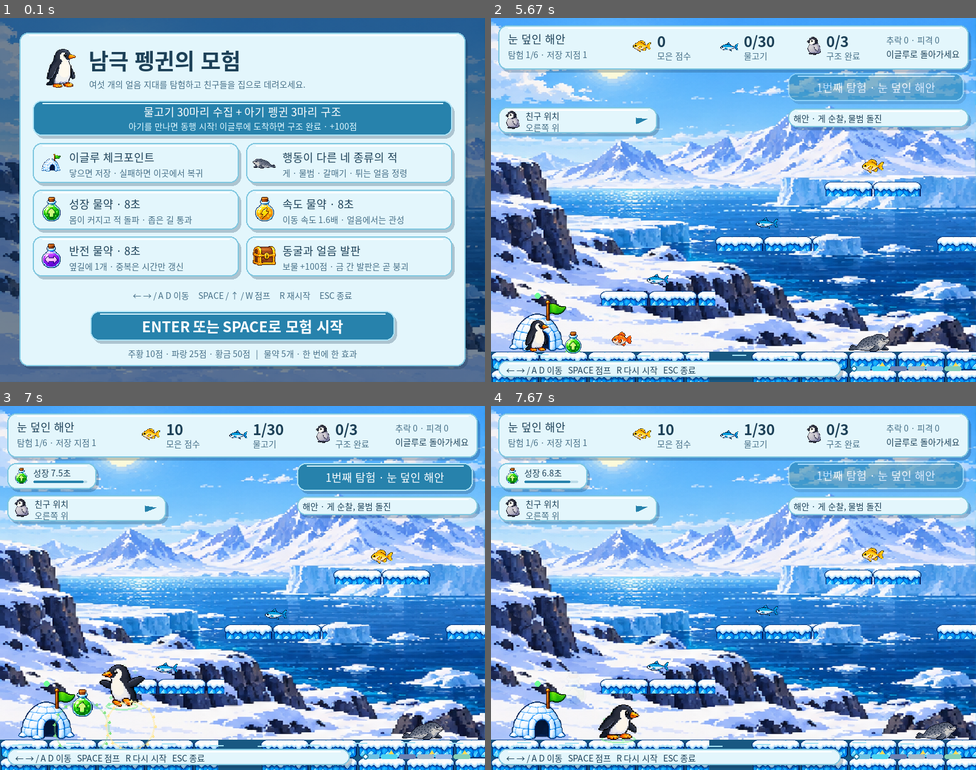
Above: before the commit, frames 1-4 (two rows, left to right).
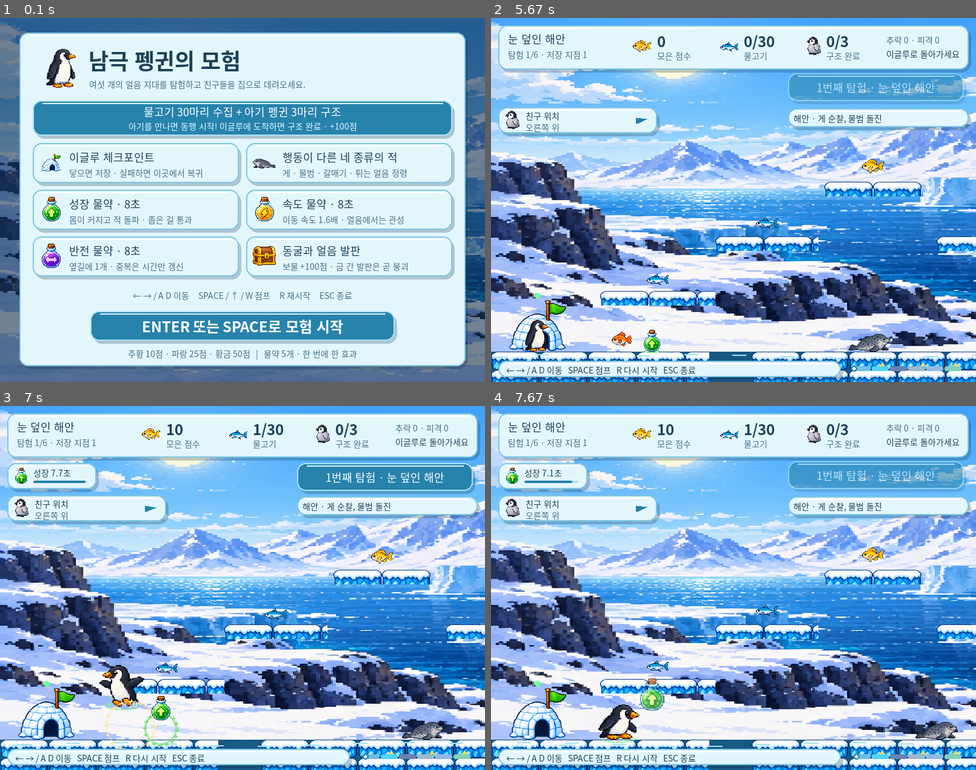
Above: after the commit, the same moments.

Repository: CJE-cpu/penguingame
Game: pygame game, started from pygame/main.py
Same seed, same stepped clock (60 frames per second), same inputs: the game is played once before the commit and once after it.
Inputs:
- Up to frame 1 (0.1 s): no input
- Up to frame 2 (5.67 s): hold Right 0.33-0.8 s; hold Left 0.83-1.3 s; hold Left 1.9-2.3 s; hold Left 3-3.47 s; hold Right 3.5-3.97 s; hold Right 4-4.47 s; hold Left 4.5-5.03 s; tap Enter at 5.5 s
- Up to frame 3 (7 s): tap Space at 5.83, 6.23, 6.53, 6.9 s; hold Right 6.17-6.8 s; hold Left from 6.83 s (still down)
- Up to frame 4 (7.67 s): tap Space at 7.2, 7.4 s; release Left at 7.3 s; hold Right from 7.33 s (still down)

The runs differ from the first frame. In frame 1, 2.1% of the frame differs, in the area x 0-100%, y 1-99%; in frame 2, 42%, in the area x 0-100%, y 1-93%; in frame 3, 40%; in frame 4, 41%.

Commit message:
Clear potion placements, remove background seams and shake crumbling ledges

Diff:
--- a/pygame/main.py
+++ b/pygame/main.py
@@ -63,7 +63,8 @@
 class Game:
     def __init__(self):
         self.background = load_image('antarctica-background.png', (WIDTH, HEIGHT))
-        self.scene_backgrounds = [load_image('scene-' + scene + '.png', (WIDTH, HEIGHT)) for scene in SCENES]
+        # One oversized panorama per region; never join non-seamless image edges.
+        self.scene_backgrounds = [load_image('scene-' + scene + '.png', (WIDTH + 400, HEIGHT)) for scene in SCENES]
         self.penguin_left = load_image('penguin-adult-left.png', (40, 52), keep_aspect=True)
         self.penguin_right = pg.transform.flip(self.penguin_left, True, False)
         self.big_penguin_left = load_image('penguin-adult-left.png', (60, 78), keep_aspect=True)
@@ -168,9 +169,6 @@
         placements = [('grow',0,False,0,120), ('speed',1,True,0,95),
                       ('reverse',2,True,-1,105), ('speed',3,True,-1,100),
                       ('grow',4,False,0,120)]
-        for kind,region,upper,index,shift in placements:
-            platform = (self.region_ledges if upper else self.region_grounds)[region][index]
-            self.items.append((kind,pg.Rect(platform.x+shift,platform.top-36,30,36)))
         self.checkpoints = [pg.Rect(i * REGION_WIDTH + 30, 490, 95, 60)
                             for i in range(len(REGIONS))]
         self.checkpoint_index = 0
@@ -187,6 +185,57 @@
         self.rescued = 0
         self.in_sanctuary = False
         self.max_score += len(self.babies) * 100 + len(self.caves) * 100
+        self.arrange_potions(placements)
+
+    def potion_obstacles(self):
+        obstacles = [rect for kind, rect in self.fish]
+        obstacles += [self.igloo_image.get_rect(midbottom=r.midbottom) for r in self.checkpoints]
+        obstacles += [self.cave_image.get_rect(midbottom=c['rect'].midbottom) for c in self.caves]
+        obstacles += [self.baby_image.get_rect(midbottom=b['rect'].midbottom) for b in self.babies]
+        for enemy in self.enemies:
+            margin = 48 if enemy.kind in ('skua', 'spirit') else 0
+            obstacles.append(pg.Rect(enemy.left, enemy.base_y-margin,
+                                     enemy.right-enemy.left, enemy.rect.height+margin*2))
+        return obstacles
+
+    def arrange_potions(self, placements):
+        """Reserve room for bobbing sprites and the entire enemy patrol route."""
+        self.items = []
+        obstacles = self.potion_obstacles()
+        for kind, region, upper, index, shift in placements:
+            preferred = (self.region_ledges if upper else self.region_grounds)[region][index]
+            alternatives = self.region_ledges[region] if upper else self.region_grounds[region] + self.region_ledges[region]
+            for platform in [preferred] + [p for p in alternatives if p != preferred]:
+                positions = range(platform.left+18, platform.right-47, 8)
+                for x in sorted(positions, key=lambda x: abs(x-(preferred.x+shift))):
+                    rect = pg.Rect(x, platform.top-36, 30, 36)
+                    if not any(rect.inflate(28, 18).colliderect(o) for o in obstacles):
+                        self.items.append((kind, rect))
+                        obstacles.append(rect.inflate(12, 12))
+                        break
+                else:
+                    continue
+                break
+            else:
+                raise ValueError('No clear potion position in region ' + str(region))
+
+    def platform_draw_rect(self, platform):
+        rect = platform.move(-self.camera_x, 0)
+        elapsed, hidden = self.crumbles.get(tuple(platform), (0, 0))
+        if elapsed and not hidden:
+            progress = min(1, elapsed / 0.8)
+            rect.move_ip(round(math.sin(elapsed*65)*(1+progress*4)),
+                         round(math.sin(elapsed*47)*(1+progress*2)))
+        return rect
+
+    def draw_background(self, screen):
+        drift = round(400 * max(0, min(1, self.camera_x / (WORLD_WIDTH-WIDTH))))
+        for index, (region, weight) in enumerate(self.scene_weights()):
+            background = self.scene_backgrounds[region]
+            if index:
+                background = background.copy()
+                background.set_alpha(round(255*weight))
+            screen.blit(background, (-drift, 0))
 
     def active_platforms(self):
         return [p for p in self.platforms if self.crumbles.get(tuple(p), (0, 0))[1] <= 0]
@@ -408,19 +457,12 @@
         if not self.started:
             self.draw_intro(screen)
             return
-        background_x = -int(self.camera_x * 0.2) % WIDTH
-        for index, (region, weight) in enumerate(self.scene_weights()):
-            background = self.scene_backgrounds[region]
-            if index:
-                background = background.copy()
-                background.set_alpha(round(255*weight))
-            screen.blit(background, (background_x - WIDTH, 0))
-            screen.blit(background, (background_x, 0))
+        self.draw_background(screen)
         # Show water in the ground gaps so falls are visually clear.
         pg.draw.rect(screen, (24, 88, 130), (0, 550, WIDTH, 50))
         self.draw_adventure(screen)
         for platform in self.active_platforms():
-            rect = platform.move(-self.camera_x, 0)
+            rect = self.platform_draw_rect(platform)
             kind = self.platform_kinds[tuple(platform)]
             tile = self.platform_images[kind]
             clip = screen.get_clip()
--- a/pygame/test_game.py
+++ b/pygame/test_game.py
@@ -144,8 +144,9 @@
 
     def test_growth_pickup_expiry_and_crumble(self):
         g = self.game
-        platform = g.region_grounds[0][0]
-        self.place(platform, 135)
+        potion = next(rect for kind, rect in g.items if kind == 'grow')
+        platform = next(p for p in g.platforms if p.top == potion.bottom and p.contains(pg.Rect(potion.x, p.top, 30, 1)))
+        self.place(platform, potion.centerx)
         g.update(1/60)
         self.assertEqual(g.effects['grow'], 8)
         self.assertEqual(g.player.size, (40, 52))
@@ -318,6 +319,32 @@
         g.feedback.draw(g,self.screen)
         self.assertEqual(g.player.size,(40,52))
 
+    def test_clear_potions_panorama_and_shaking(self):
+        g = self.game
+        for kind, rect in g.items:
+            self.assertFalse(any(rect.inflate(28,18).colliderect(o) for o in g.potion_obstacles()))
+        for camera in (0, 1, 2000, 3999, 6400):
+            g.camera_x = camera
+            g.player.centerx = 500
+            self.screen.fill((255,0,255))
+            g.draw_background(self.screen)
+            drift = round(400*camera/6400)
+            expected = g.scene_backgrounds[0].subsurface((drift,0,800,600))
+            self.assertEqual(pg.image.tobytes(self.screen,'RGB'), pg.image.tobytes(expected,'RGB'))
+        platform = g.region_ledges[4][0]
+        original = platform.copy()
+        g.camera_x = platform.x-200
+        still = g.platform_draw_rect(platform)
+        positions = set()
+        for elapsed in (0.1,0.2,0.3,0.4,0.5,0.6,0.7):
+            g.crumbles[tuple(platform)] = (elapsed,0)
+            positions.add(g.platform_draw_rect(platform).topleft)
+        self.assertGreater(len(positions),3)
+        self.assertEqual(platform,original)
+        self.assertIn(platform,g.active_platforms())
+        g.crumbles[tuple(platform)] = (0.8,4)
+        self.assertNotIn(platform,g.active_platforms())
+
     def test_baby_markers_and_direction_target(self):
         g = self.game
         baby = g.babies[0]
Not shown, changed: README.md
Not shown, changed: pygame/GUIDE.md
